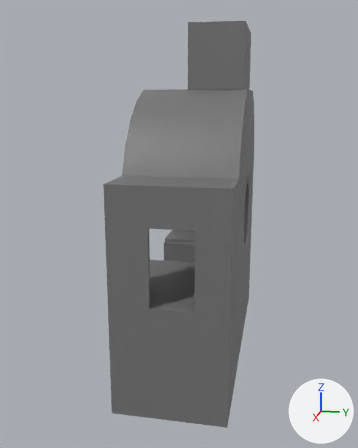
The FBX model Assets/Level_Art/Meshes/Modules/Draft/SMD_Sewer_Tunnel_I.fbx as it was, and as the next commit left it.
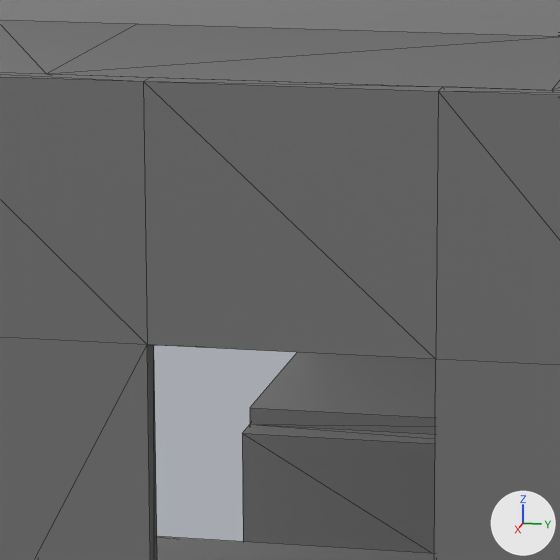
Old and new are each drawn whole from a 50 mm camera at (12.3, 3.94, 4.84) aimed at (-2.48, 0.98, 1.15) and again close up on the part from 35% to 60% of the width and 39% to 59% of the height. The lights are fixed; the arrows at lower right show +X, +Y and +Z. The close-ups show mesh edges as thin lines. Where no turn or scale is listed for an object, it has been applied to the vertices. Vertices at the same position are counted once.

Names of what the first close-up shows: 'SMD_Sewer_Base_I_00', 'SMD_Sewer_Ceiling_G5', 'SMD_Sewer_Wall_I_04', 'SMD_Sewer_Wall_I_05'.
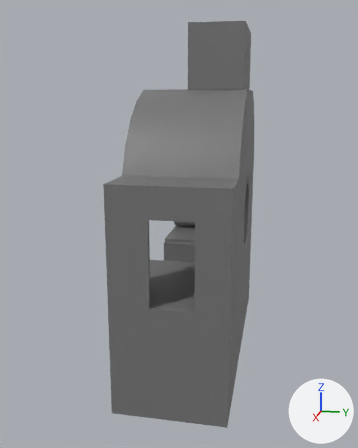
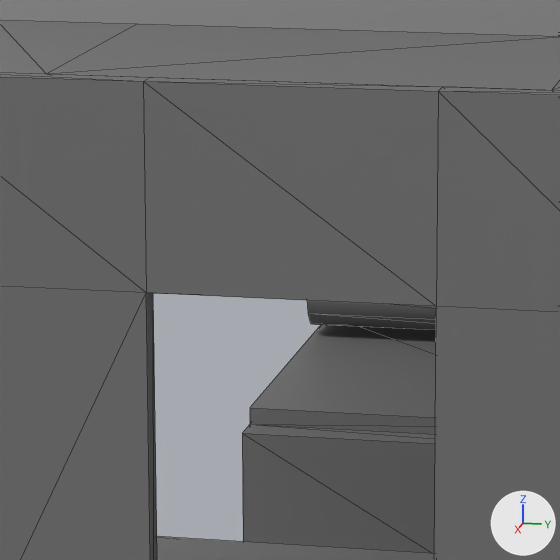
What differs and where, as boxes [x1, y1, x2, y2] in the close-ups (560 x 560 px; the box of a moved part takes in the faces that stretch with it):
part 1 of me_mesh_006, moved or reshaped
    both: [0, 85, 560, 560]
'SMD_Sewer_Pipe_Big_C_15', unchanged, uncovered by the edit
    after: [307, 300, 436, 330]

The edits, one by one:
me_mesh_006 has 24 vertices, 44 faces and spans x 0.0..0.1, y -3.0..0.0, z 0.0..3.0.
me_mesh_006 is used by ob_smd_sewer_wall_i_05; location (1.4, 3.0, 0.0).
Before the commit, vertices of me_mesh_006: 16 (0.1, 0.0, 2.0), 17 (0.1, -0.85, 2.0) at pixel (435, 359), 18 (0.1, -1.95, 2.0) at pixel (147, 344), 19 (0.1, -3.0, 2.0), 20 (0.0, -3.0, 2.0).
Before the commit, vertices of me_mesh_006: 21 (0.0, -1.95, 2.0), 22 (0.0, -0.85, 2.0), 23 (0.0, 0.0, 2.0).
Part 1, on me_mesh_006:
Vertices 16 to 23 of me_mesh_006 move by (0.0, 0.0, 0.2).
